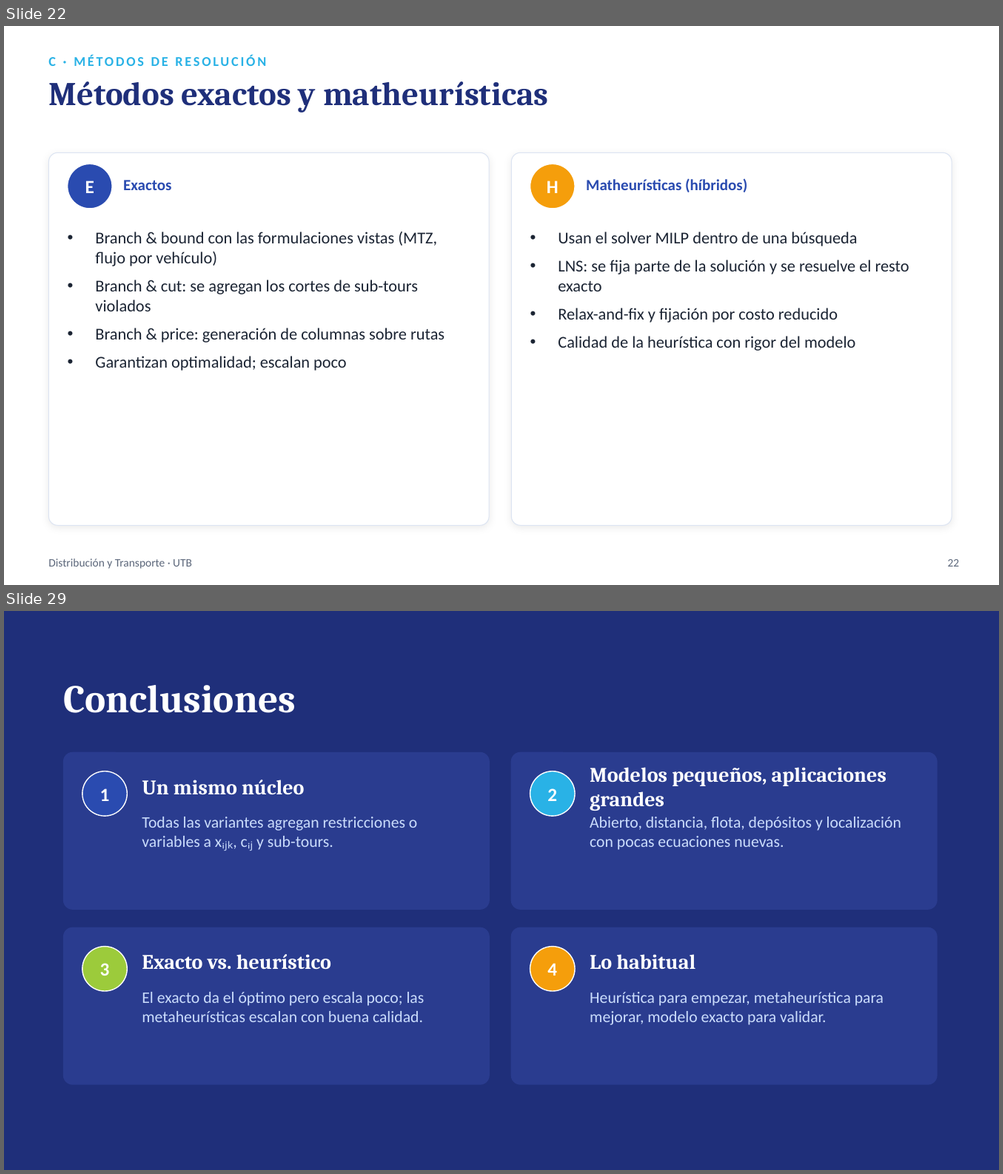
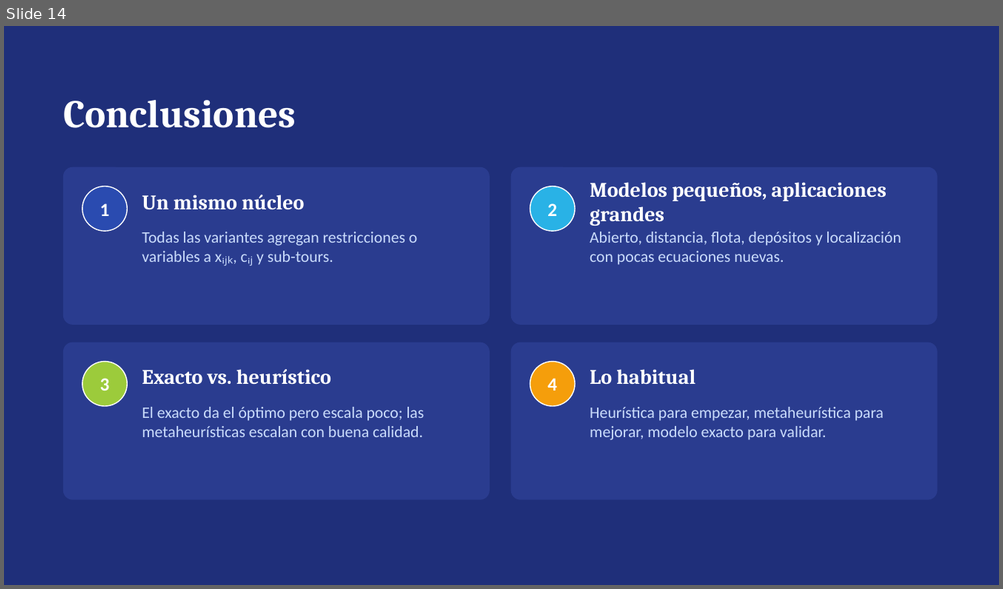
Before and after one commit to sebastianslg/grafosapp, a slide deck: Exposicion_Ruteo_de_Vehiculos.pptx. Shown one above the other, each under a label of ours: slides 22 and 29 before the commit, slide 14 after it; the slides between them are not shown. The pictures are 1003x1174 and 1003x589 pixels, drawn with LibreOffice and Linux fonts; fonts in the diff are those of the drawing. Boxes give left, top, right and bottom in pixels: in the first picture for what was removed or moved away, otherwise in the second. Text is boxed around its words. In the diff, an @@ line names an element or a change of style, - is before the commit and + after.

```diff
--- a/Exposicion_Ruteo_de_Vehiculos.pptx
+++ b/Exposicion_Ruteo_de_Vehiculos.pptx
@@ slide 22 removed at box(4, 26, 999, 585), background #FFFFFF @@
@@ text removed at box(48, 55, 266, 66) @@
-C · MÉTODOS DE RESOLUCIÓN
@@ text removed at box(48, 82, 549, 113) @@
-Métodos exactos y matheurísticas
@@ rounded rectangle removed at box(48, 153, 489, 526) @@
@@ rounded rectangle removed at box(512, 153, 951, 526) @@
@@ ellipse removed at box(68, 164, 112, 209) @@
@@ text removed at box(85, 181, 94, 193) @@
-E
@@ text removed at box(123, 180, 171, 190) @@
-Exactos
@@ ellipse removed at box(530, 164, 575, 209) @@
@@ text removed at box(546, 181, 558, 193) @@
-H
@@ text removed at box(586, 178, 747, 192) @@
-Matheurísticas (híbridos)
@@ text removed at box(558, 232, 909, 351) @@
-• Usan el solver MILP dentro de una búsqueda
-• LNS: se fija parte de la solución y se resuelve el resto exacto
-• Relax-and-fix y fijación por costo reducido
-• Calidad de la heurística con rigor del modelo
@@ text removed at box(95, 280, 444, 371) @@
-• Branch & bound con las formulaciones vistas (MTZ, flujo por vehículo)
-• Branch & cut: se agregan los cortes de sub-tours violados
-• Branch & price: generación de columnas sobre rutas
-• Garantizan optimalidad; escalan poco
@@ text removed at box(48, 559, 192, 569) @@
-Distribución y Transporte · UTB
@@ text removed at box(948, 560, 959, 567) @@
-22
@@ what was slide 29 is now slide 14 @@
```
Also in this commit, not shown: 13 slides changed, 14 other slides removed.
